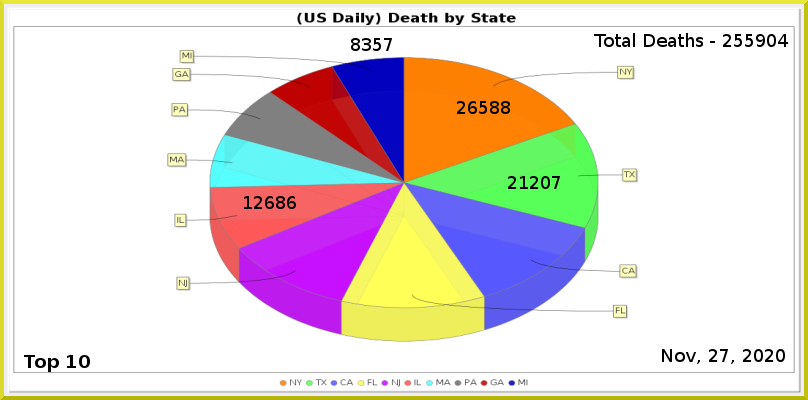
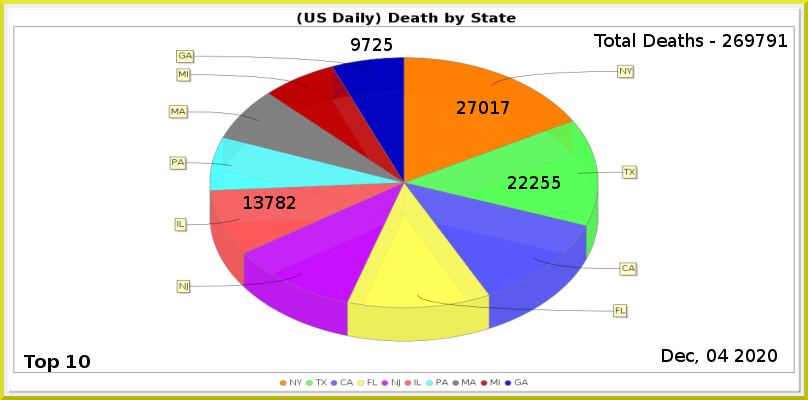
Comparing the layer stacks of the two 808px x 400px images. Changes:
painted on "Least" over left=351, top=38, right=392, bottom=51
painted on "6" over left=254, top=196, right=296, bottom=209
painted on "2" over left=519, top=176, right=560, bottom=189
painted on "1" over left=468, top=101, right=510, bottom=114
renamed "Total Deaths - 255904" to "Total Deaths - 269791", painted on it over left=734, top=34, right=788, bottom=47
painted on "Current Date" over left=664, top=349, right=785, bottom=364
painted on "Death_by_State.png" over left=167, top=49, right=639, bottom=386
